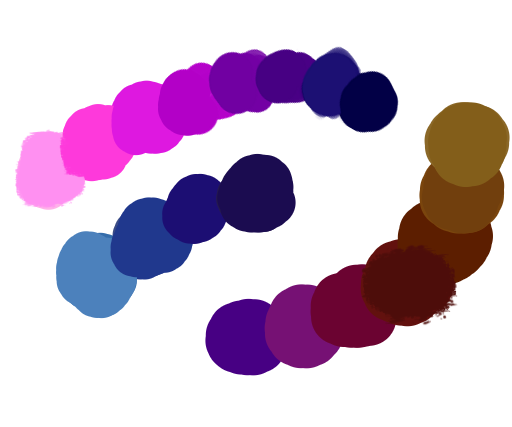
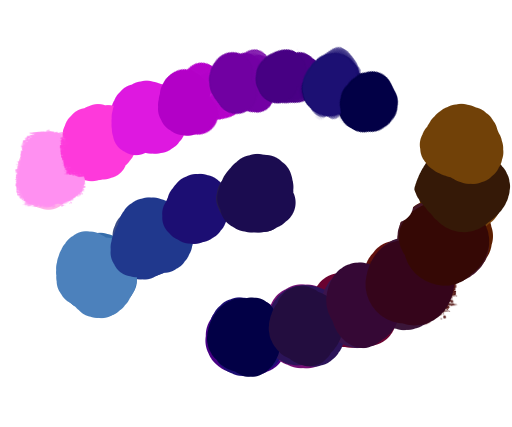
Two versions of the same layered image (512 × 427). Layer-by-layer changes:
painted on "Warstwa 2" over left=207, top=102, right=511, bottom=377
